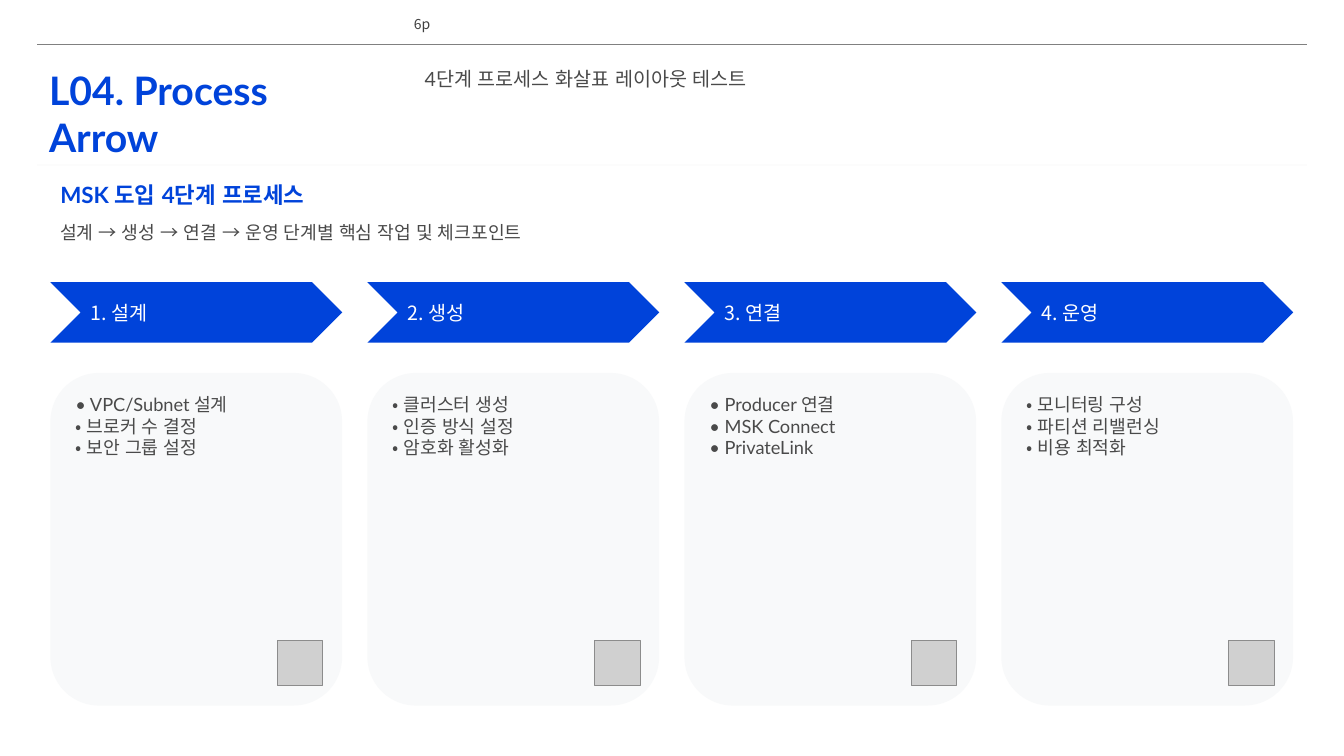
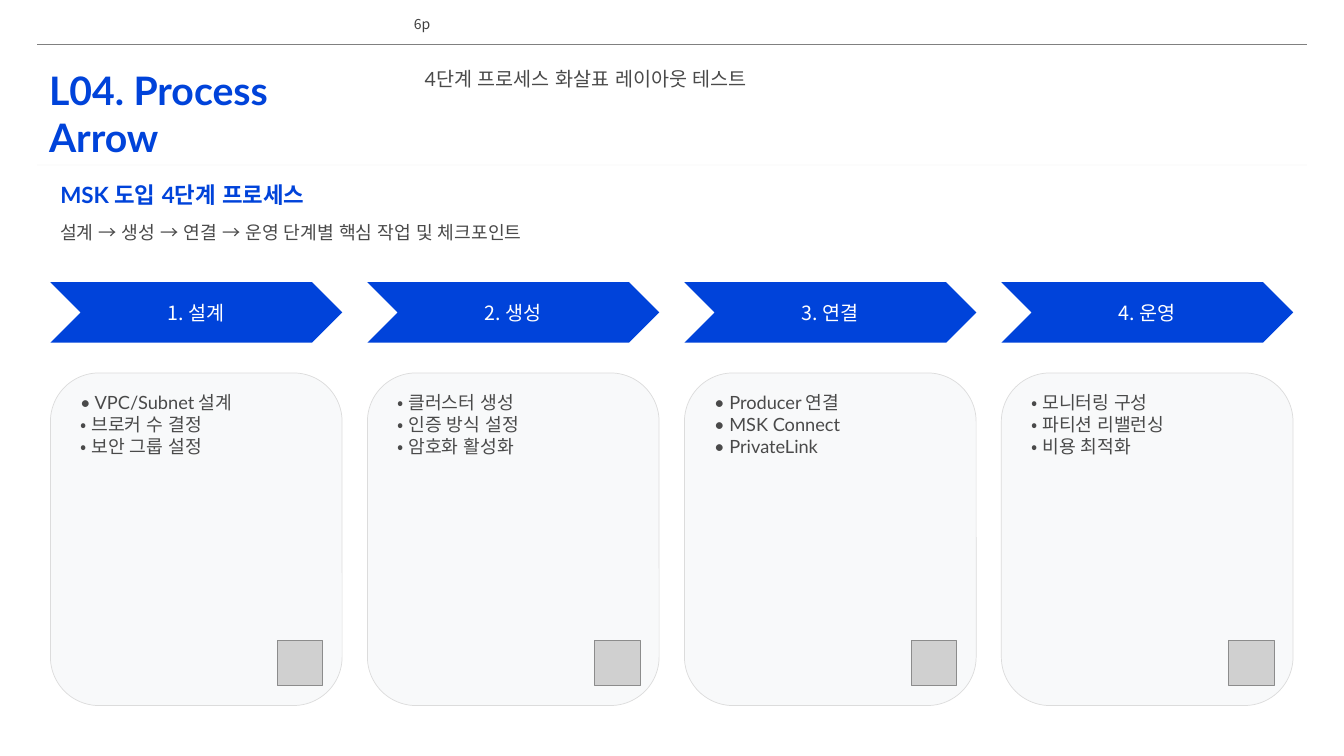
Before and after one commit to lhs6395-hslee/project-steer, a slide deck: slide 6 of results/pptx/AWS_MSK_Expert_Intro.pptx. Drawn at 1344x756 pixels with LibreOffice and Linux fonts; fonts in the diff are those of the drawing; grey boxes stand for pictures; background and template pictures are left out. Boxes give left, top, right and bottom in pixels: in the first picture for what was removed or moved away, otherwise in the second. Text is boxed around its words. In the diff, an @@ line names an element or a change of style, - is before the commit and + after.

```diff
--- a/results/pptx/AWS_MSK_Expert_Intro.pptx
+++ b/results/pptx/AWS_MSK_Expert_Intro.pptx
@@ alignment left to centre in 4 elements at (50,282,343,343), (368,282,660,343), (685,282,977,343), (1001,282,1294,343) @@
@@ text "• VPC/Subnet 설계": place and size @@
-text "• VPC/Subnet 설계" at (87,396,227,456)
+text "• VPC/Subnet 설계" at (91,394,232,455)
@@ text "• 클러스터 생성": place and size @@
-text "• 클러스터 생성" at (404,396,514,456)
+text "• 클러스터 생성" at (408,394,518,455)
@@ text "• Producer 연결": place and size @@
-text "• Producer 연결" at (725,396,835,454)
+text "• Producer 연결" at (729,394,840,453)
@@ outline none to #DCDCDC 0.5 pt in 4 elements at (50,373,342,706), (368,373,659,706), (685,373,976,706), (1001,373,1293,706) @@
@@ text "• 모니터링 구성": place and size @@
-text "• 모니터링 구성" at (1038,396,1160,456)
+text "• 모니터링 구성" at (1042,394,1165,455)
```
Also in this commit, not shown: 4 other slides changed, 5 other files.
